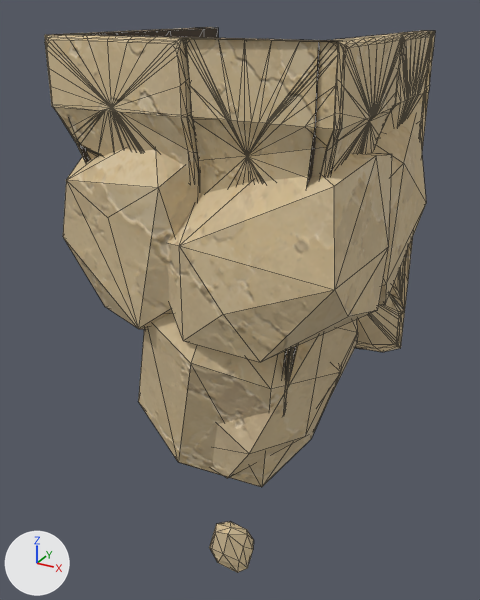
The glTF model assets/custom/models/ground_modules/ground_bottom_square_end_04.glb: old version first, new version second.
Camera for both pictures: a 50 mm camera at (1.66, -1.71, 1.08) aimed at (0.47, 0.45, 0.0). The axes (+X, +Y, +Z) are drawn at lower left. The lights are the same throughout. The older version comes first. Mesh edges are drawn as thin lines. Vertices at exactly the same position are counted once.

Names of what the first picture shows: 'GroundBottomSquareEnd04_Body'.
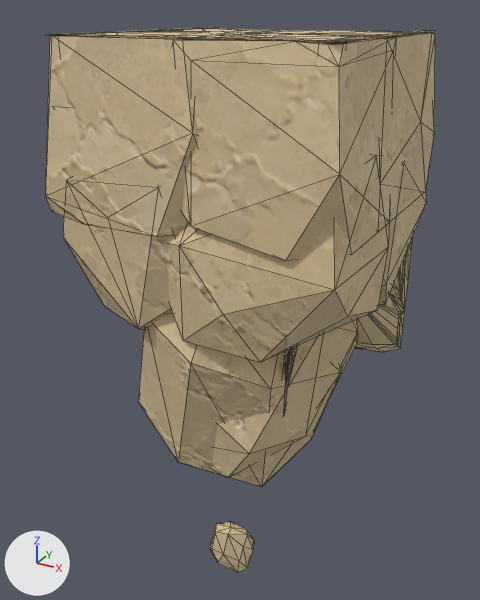
Pixel boxes (x1, y1, x2, y2) of what changed, in the pictures (480 x 600 px):
'GroundBottomSquareEnd04_Body', reshaped: before (45, 27, 435, 573); after (46, 27, 435, 573)
part 1 of me_groundbottomsquareend04_bodymesh, added (beige): after (46, 31, 267, 236)
part 2 of me_groundbottomsquareend04_bodymesh, added (beige): after (174, 34, 397, 261)
part 3 of me_groundbottomsquareend04_bodymesh, added (brown): after (252, 30, 435, 222)
part 4 of me_groundbottomsquareend04_bodymesh, added: after (159, 28, 288, 33)
part 5 of me_groundbottomsquareend04_bodymesh, built on (beige): before (45, 31, 435, 156)

The change in detail:
me_groundbottomsquareend04_bodymesh is used by ob_groundbottomsquareend04_body; location (0.0, 0.0, 0.0).
me_groundbottomsquareend04_bodymesh had 1390 vertices, 2643 faces and spanned x -0.04..1.04, y -0.04..1.0, z -0.94..1.0.
me_groundbottomsquareend04_bodymesh now has 1251 vertices, 2237 faces and spans x -0.04..1.04, y -0.04..1.0, z -0.94..1.0.
me_groundbottomsquareend04_bodymesh part 1: a new loose piece of 27 vertices spanning x -0.04..0.71, y -0.04..0.59, z 0.4..1.0, in mat_sandstone_plate_16_001.
me_groundbottomsquareend04_bodymesh part 2: a new loose piece of 27 vertices spanning x 0.34..1.04, y -0.04..0.69, z 0.4..1.0, in mat_sandstone_plate_16_001.
me_groundbottomsquareend04_bodymesh part 3: a new loose piece of 27 vertices spanning x 0.4..1.04, y 0.29..1.0, z 0.4..1.0, in mat_sandstone_plate_16_001.
me_groundbottomsquareend04_bodymesh part 4: a new loose piece of 26 vertices spanning x -0.04..0.6, y 0.34..1.0, z 0.4..1.0, in mat_sandstone_plate_16_001.
me_groundbottomsquareend04_bodymesh part 5: 12 vertices moved within x -0.01..0.99, y -0.01..0.89, z 0.64..0.78; 246 vertices removed from x -0.01..1.02, y -0.02..1.0, z 0.78..1.0.
